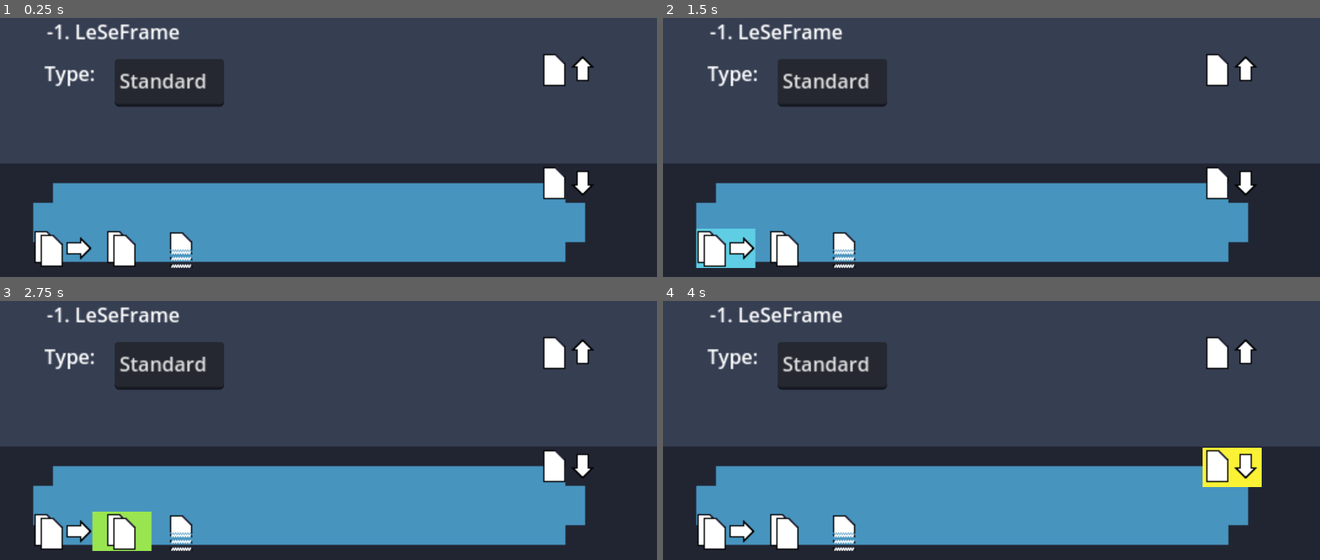
Above: before the commit, frames 1-4 (two rows, left to right).
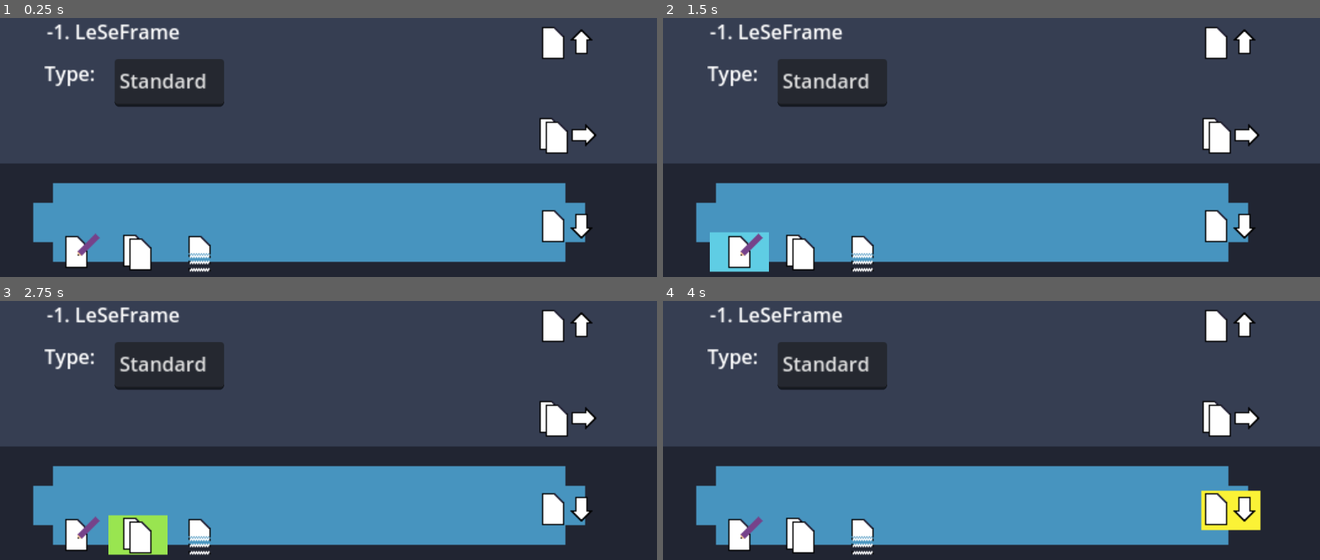
Above: after the commit, the same moments.

Repository: MousePotatoDoesStuff/LoadingTheGame
Game: Godot game, scene res://Scenes/sandbox.tscn
Two runs of this game, one before a commit and one after it. Both use one fixed random seed, a clock stepped at 60 frames per second and the inputs below. This scene is started directly instead of the project's main scene. The engine's default icon, where the game draws it, is replaced by a stand-in: a white triangle on a blue panel in a dark square.
Inputs (mouse positions are in pixels of both pictures, inside the frame that each line leads up to; where the layout moved, square brackets give the same spot in the first picture):
- Up to frame 1 (0.25 s): no input
- Up to frame 2 (1.5 s): click (1228, 134) [728, 248] at 0.5 s; click (741, 251) at 1.27 s
- Up to frame 3 (2.75 s): click (137, 534) [124, 531] at 2 s
- Up to frame 4 (4 s): click (1228, 326) [1234, 352] at 2.75 s; click (1228, 510) [1234, 466] at 3.5 s

The runs differ from the first frame. In frame 1, 5.4% of the frame differs, in the area x 5-91%, y 3-99%; in frame 2, 6.0%; in frame 3, 6.3%; in frame 4, 7.0%, in the area x 5-92%, y 3-99%.

Commit message:
added edit button

Diff:
--- a/Scenes/LevelSelector/level_sel_frame.tscn
+++ b/Scenes/LevelSelector/level_sel_frame.tscn
@@ -1,9 +1,12 @@
-[gd_scene load_steps=18 format=3 uid="uid://caybilu3wa5iy"]
+[gd_scene load_steps=21 format=3 uid="uid://caybilu3wa5iy"]
 
 [ext_resource type="Script" path="res://Scenes/LevelSelector/level_sel_frame.gd" id="1_d8tdi"]
 [ext_resource type="PackedScene" uid="uid://bb4jbbxf3h2ql" path="res://Scenes/LevelScenes/level_display.tscn" id="1_v42sm"]
+[ext_resource type="Texture2D" uid="uid://bv56b825twsh0" path="res://Assets/Images/buttons/edit.png" id="3_d60yb"]
 [ext_resource type="Texture2D" uid="uid://drabhig4oebcf" path="res://Assets/Images/buttons/copy.png" id="3_jg3ae"]
+[ext_resource type="Texture2D" uid="uid://bg7gk76wtrirp" path="res://Assets/Images/buttons/edit_clicked.png" id="4_8tepy"]
 [ext_resource type="Texture2D" uid="uid://cuq473ju0hxo1" path="res://Assets/Images/buttons/copy_clicked.png" id="4_gsb68"]
+[ext_resource type="Texture2D" uid="uid://exjb2swig7t6" path="res://Assets/Images/buttons/edit_hover.png" id="5_5650h"]
 [ext_resource type="Texture2D" uid="uid://cj3slcyhcowip" path="res://Assets/Images/buttons/copy_hover.png" id="5_t6hri"]
 [ext_resource type="Texture2D" uid="uid://dxur4lgmbx841" path="res://Assets/Images/buttons/duplicate.png" id="6_0drnq"]
 [ext_resource type="Texture2D" uid="uid://saw5hb7si61i" path="res://Assets/Images/buttons/duplicate_clicked.png" id="7_tyd6e"]
@@ -71,58 +74,68 @@
 offset_bottom = 98.0
 text = "Standard"
 
-[node name="Use" type="TextureButton" parent="."]
+[node name="Edit" type="TextureButton" parent="."]
 layout_mode = 0
-offset_left = 14.0
-offset_top = 197.0
-offset_right = 62.0
-offset_bottom = 229.0
-texture_normal = ExtResource("3_jg3ae")
-texture_pressed = ExtResource("4_gsb68")
-texture_hover = ExtResource("5_t6hri")
+offset_left = 25.0
+offset_top = 200.0
+offset_right = 73.0
+offset_bottom = 232.0
+texture_normal = ExtResource("3_d60yb")
+texture_pressed = ExtResource("4_8tepy")
+texture_hover = ExtResource("5_5650h")
 
 [node name="Duplicate" type="TextureButton" parent="."]
 layout_mode = 0
-offset_left = 62.0
-offset_top = 197.0
-offset_right = 110.0
-offset_bottom = 229.0
+offset_left = 75.0
+offset_top = 200.0
+offset_right = 123.0
+offset_bottom = 232.0
 texture_normal = ExtResource("6_0drnq")
 texture_pressed = ExtResource("7_tyd6e")
 texture_hover = ExtResource("8_ei5lw")
 
 [node name="Delete" type="TextureButton" parent="."]
 layout_mode = 0
-offset_left = 110.0
-offset_top = 197.0
-offset_right = 158.0
-offset_bottom = 229.0
+offset_left = 125.0
+offset_top = 200.0
+offset_right = 173.0
+offset_bottom = 232.0
 texture_normal = ExtResource("9_8y46c")
 texture_pressed = ExtResource("10_74rm1")
 texture_hover = ExtResource("11_g28dj")
 
 [node name="MoveUp" type="TextureButton" parent="."]
 layout_mode = 0
-offset_left = 425.0
-offset_top = 52.0
-offset_right = 473.0
-offset_bottom = 84.0
+offset_left = 424.0
+offset_top = 30.0
+offset_right = 472.0
+offset_bottom = 62.0
 texture_normal = ExtResource("12_qrpje")
 texture_pressed = ExtResource("13_0xr64")
 texture_hover = ExtResource("14_3ijj3")
 
+[node name="Use" type="TextureButton" parent="."]
+layout_mode = 0
+offset_left = 424.0
+offset_top = 105.0
+offset_right = 472.0
+offset_bottom = 137.0
+texture_normal = ExtResource("3_jg3ae")
+texture_pressed = ExtResource("4_gsb68")
+texture_hover = ExtResource("5_t6hri")
+
 [node name="MoveDown" type="TextureButton" parent="."]
 layout_mode = 0
-offset_left = 425.0
-offset_top = 145.0
-offset_right = 473.0
-offset_bottom = 177.0
+offset_left = 424.0
+offset_top = 180.0
+offset_right = 472.0
+offset_bottom = 212.0
 texture_normal = ExtResource("15_6pgi8")
 texture_pressed = ExtResource("16_imiv1")
 texture_hover = ExtResource("17_1plov")
 
-[connection signal="pressed" from="Use" to="." method="passMove"]
 [connection signal="pressed" from="Duplicate" to="." method="passCopy"]
 [connection signal="pressed" from="Delete" to="." method="passDelete"]
 [connection signal="pressed" from="MoveUp" to="." method="passMoveUp"]
+[connection signal="pressed" from="Use" to="." method="passMove"]
 [connection signal="pressed" from="MoveDown" to="." method="passMoveDn"]
Binary file added: Assets/Images/buttons/edit.png
Not shown, added: Assets/Images/buttons/edit.png.import
Binary file added: Assets/Images/buttons/edit_clicked.png
Not shown, added: Assets/Images/buttons/edit_clicked.png.import
Binary file added: Assets/Images/buttons/edit_hover.png
Not shown, added: Assets/Images/buttons/edit_hover.png.import
